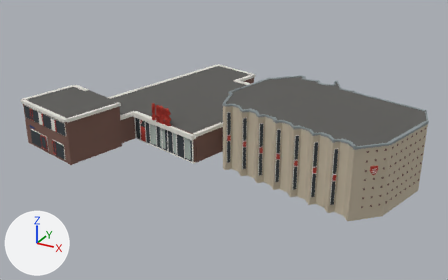
Renders of the glTF model public/canal-drive/models/de-kandelaar-vening-meineszlaan.glb from each side of a commit.
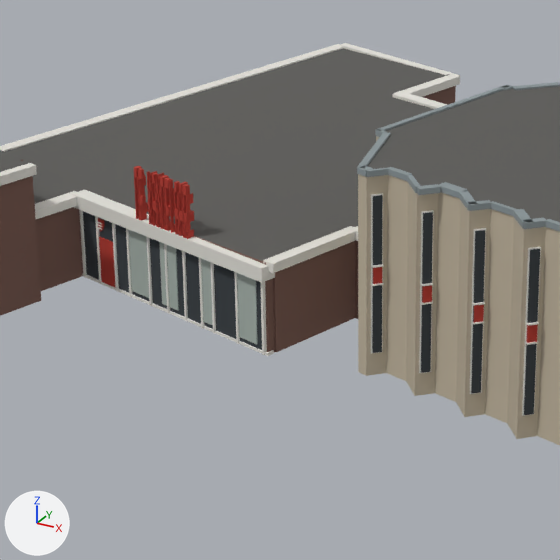
There are two pictures of each version: one whole from a 50 mm camera at (27.8, -66.2, 33.8) aimed at (-8.6, 0.1, 0.6), one close up on the part from 24% to 64% of the width and 18% to 82% of the height. Every picture has the same lights, and +X, +Y and +Z are marked at lower left. The last two pictures show the newer version. Where no turn or scale is listed for an object, it has been applied to the vertices. Vertices at exactly the same position are counted once.

Objects in the first close-up: 'de-kandelaar-vening-meineszlaan'.
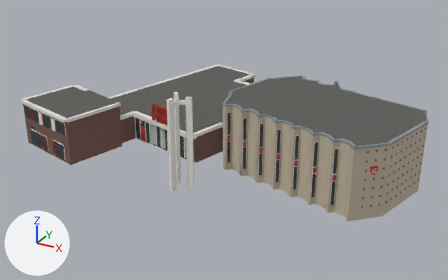
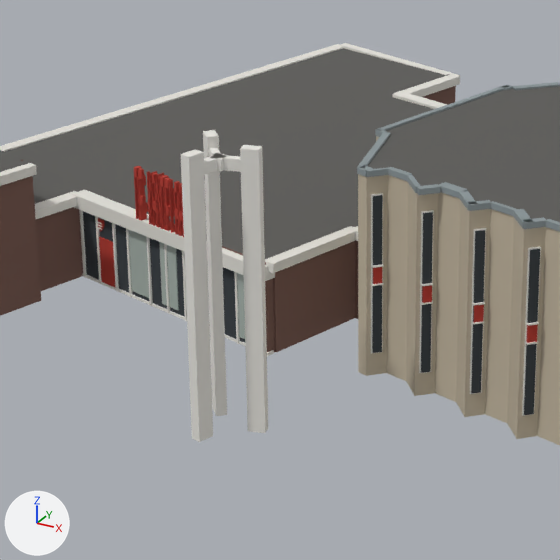
Where the newer file only moved an object's origin or applied its transform, the numbers keep the older frame.

Patch to the scene script:
```diff
--- a/public/canal-drive/models/de-kandelaar-vening-meineszlaan.glb.py
+++ b/public/canal-drive/models/de-kandelaar-vening-meineszlaan.glb.py
@@ me_de_kandelaar_vening_meineszlaan @@
 # used by ob_de_kandelaar_vening_meineszlaan; location = (-7.56, 3.06, 4.24)
-me_de_kandelaar_vening_meineszlaan.from_pydata(...)  # 3718 vertices, 5859 faces; spans x -24.6..24.6, y -17.9..17.9, z -4.2..4.2
+me_de_kandelaar_vening_meineszlaan.from_pydata(...)  # 3774 vertices, 5943 faces; spans x -24.6..24.6, y -17.9..17.9, z -4.3..6.7
+# me_de_kandelaar_vening_meineszlaan part 1: the loose piece of 8 vertices spanning x 2.8..3.2, y -9.5..-9.0, z -3.3..3.3 is copied, and the copy is turned 89.3 degrees about the z axis through its middle and scaled by 1.68, then moved by (-3.7, -5.4, 1.2); it spans x -1.1..-0.3, y -15.1..-14.3, z -4.3..6.7
+# me_de_kandelaar_vening_meineszlaan part 2: the loose piece of 8 vertices spanning x 4.3..5.3, y -10.3..-9.2, z 4.0..4.2 is copied, and the copy is scaled about its middle by (-1.01, -0.912, 1.9), then moved by (-5.1, -5.4, 1.9), in mat_white (white #e9e7e1); it spans x -0.8..0.3, y -15.7..-14.6, z 5.8..6.2
+# me_de_kandelaar_vening_meineszlaan part 3: the loose piece of 8 vertices spanning x 2.8..3.2, y -9.5..-9.0, z -3.3..3.3 is copied, and the copy is turned -150.7 degrees about the z axis through its middle and scaled by 1.68, then moved by (-3.2, -7.5, 1.2); it spans x -0.4..0.1, y -17.1..-16.3, z -4.3..6.7
+# me_de_kandelaar_vening_meineszlaan part 4: the loose piece of 8 vertices spanning x 2.7..3.4, y -9.7..-9.0, z 4.0..4.2 is copied, and the copy is turned 29.1 degrees about the z axis through its middle and scaled by 1.52, then moved by (-3.1, -6.8, 1.9), in mat_white (white #e9e7e1); it spans x -0.3..0.3, y -16.8..-15.5, z 5.8..6.2
+# me_de_kandelaar_vening_meineszlaan part 5: the loose piece of 8 vertices spanning x 2.8..3.2, y -9.5..-9.0, z -3.3..3.3 is copied, and the copy is turned -30.7 degrees about the z axis through its middle and scaled by 1.68, then moved by (-1.7, -6.0, 1.2); it spans x 0.9..1.7, y -15.5..-15.0, z -4.3..6.7
+# me_de_kandelaar_vening_meineszlaan part 6: the loose piece of 8 vertices spanning x 3.3..4.4, y -9.3..-8.8, z 4.0..4.2 is copied, and the copy is turned 29.9 degrees about the z axis through its middle and scaled by 1.19, then moved by (-3.1, -6.3, 1.9), in mat_white (white #e9e7e1); it spans x 0.1..1.4, y -15.7..-15.1, z 5.8..6.2
+# me_de_kandelaar_vening_meineszlaan part 7: a new loose piece, a box spanning x -0.09..0.41, y -15.81..-15.31, z 5.78..6.23, in mat_white (white #e9e7e1)
+# other edits to the shape of me_de_kandelaar_vening_meineszlaan do not show in these pictures
 me_de_kandelaar_vening_meineszlaan.materials.append(mat_brick)
```

Where the change shows, as pixel boxes (x1, y1, x2, y2) in the close-ups (560 x 560 px):
part 1 of me_de_kandelaar_vening_meineszlaan, added
    after: (203, 130, 227, 416)
part 2 of me_de_kandelaar_vening_meineszlaan, added
    after: (209, 148, 221, 157)
part 3 of me_de_kandelaar_vening_meineszlaan, added
    after: (181, 149, 213, 442)
part 4 of me_de_kandelaar_vening_meineszlaan, added
    after: (204, 155, 219, 175)
part 5 of me_de_kandelaar_vening_meineszlaan, added
    after: (240, 145, 268, 433)
part 6 of me_de_kandelaar_vening_meineszlaan, added
    after: (219, 155, 241, 172)
part 7 of me_de_kandelaar_vening_meineszlaan, added
    after: (210, 153, 228, 172)
